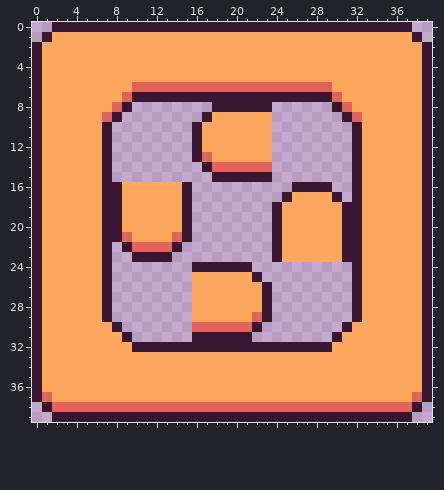
Pixel-art file, stored at raw-assets/container_bg.aseprite. The first picture shows the starting point.
40x40 pixels, 1 frame.
The result:
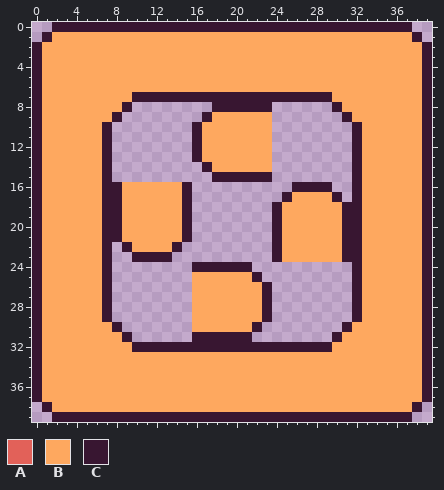
Palette (. is transparent): A #e26159  B #fea85f  C #381631
The edit:
@@ x 0..39 @@
  5 CBBBBBBBBBBBBBBBBBBBBBBBBBBBBBBBBBBBBBBC
- 6 CBBBBBBBBBAAAAAAAAAAAAAAAAAAAABBBBBBBBBC
- 7 CBBBBBBBBACCCCCCCCCCCCCCCCCCCCABBBBBBBBC
- 8 CBBBBBBBAC........CCCCCC......CABBBBBBBC
- 9 CBBBBBBAC........CBBBBBB.......CABBBBBBC
+ 6 CBBBBBBBBBBBBBBBBBBBBBBBBBBBBBBBBBBBBBBC
+ 7 CBBBBBBBBBCCCCCCCCCCCCCCCCCCCCBBBBBBBBBC
+ 8 CBBBBBBBBC........CCCCCC......CBBBBBBBBC
+ 9 CBBBBBBBC........CBBBBBB.......CBBBBBBBC
 10 CBBBBBBC........CBBBBBBB........CBBBBBBC
@@ x 15..25 @@
 12 .CBBBBBBB..
-13 .CABBBBBB..
-14 ..CAAAAAA..
+13 .CBBBBBBB..
+14 ..CBBBBBB..
 15 ...CCCCCC..
@@ x 7..16 @@
 20 CCBBBBBBC.
-21 CCABBBBAC.
-22 C.CAAAAC..
+21 CCBBBBBBC.
+22 C.CBBBBC..
 23 C..CCCC...
@@ x 14..24 @@
 28 ..BBBBBBBC.
-29 ..BBBBBBAC.
-30 ..AAAAAAC..
+29 ..BBBBBBBC.
+30 ..BBBBBBC..
 31 ..CCCCCC...
@@ x 0..39 @@
 36 CBBBBBBBBBBBBBBBBBBBBBBBBBBBBBBBBBBBBBBC
-37 CABBBBBBBBBBBBBBBBBBBBBBBBBBBBBBBBBBBBAC
-38 .CAAAAAAAAAAAAAAAAAAAAAAAAAAAAAAAAAAAAC.
+37 CBBBBBBBBBBBBBBBBBBBBBBBBBBBBBBBBBBBBBBC
+38 .CBBBBBBBBBBBBBBBBBBBBBBBBBBBBBBBBBBBBC.
 39 ..CCCCCCCCCCCCCCCCCCCCCCCCCCCCCCCCCCCC..
